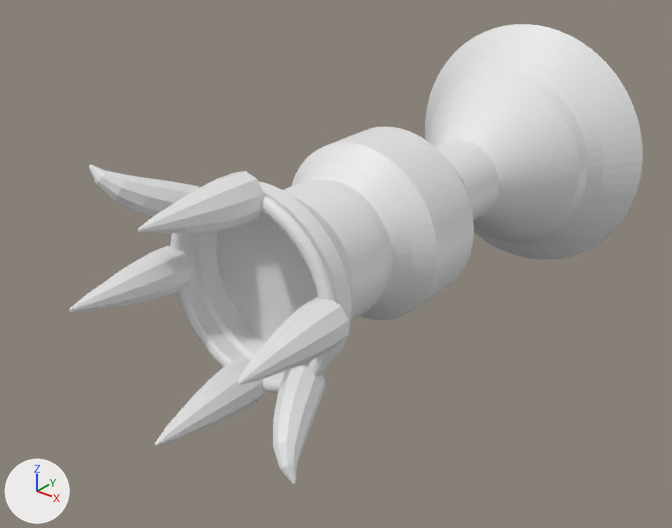
The OBJ model landstalker/data/proxies/brazier_53.obj, before and after one commit.
One viewpoint serves both versions: a 50 mm camera at (472.3, -159.3, 736.0) aimed at (439.4, -118.2, 710.5). The axes (+X, +Y, +Z) are drawn at lower left. The lights are the same throughout. The older version comes first. Where no turn or scale is listed for an object, it has been applied to the vertices.

The older version as bpy lines, for what is in view:
```python
me_brazier_53 = bpy.data.meshes.new('brazier_53')
me_brazier_53.from_pydata(...)  # 2654 vertices, 2764 faces; spans x 431.8..450.2, y -134.7..-96.0, z 703.8..722.2
ob_brazier_53 = bpy.data.objects.new('brazier_53', me_brazier_53)
ob_brazier_53.location = (0.0, 0.0, 0.0)
```
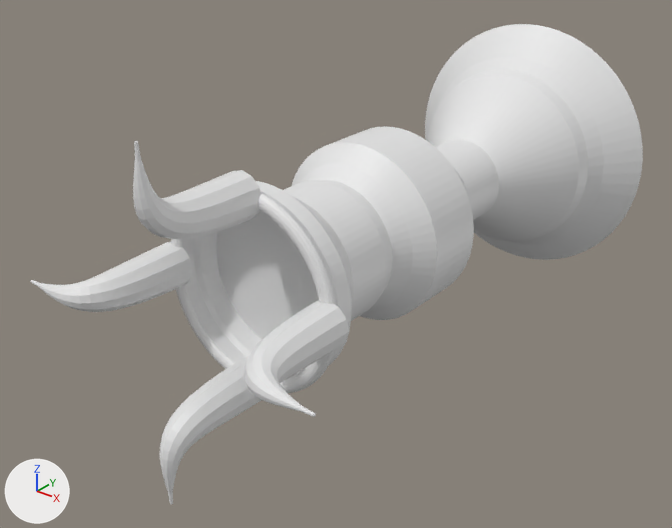
The change in detail:
me_brazier_53 is used by ob_brazier_53; location (0.0, 0.0, 0.0).
me_brazier_53 had 2654 vertices, 2764 faces and spanned x 431.8..450.2, y -134.7..-96.0, z 703.8..722.2.
me_brazier_53 now has 3066 vertices, 3168 faces and spans x 431.0..451.0, y -134.5..-96.0, z 703.0..723.0.
me_brazier_53 part 1: the loose piece of 72 vertices spanning x 445.3..447.8, y -134.7..-127.7, z 711.9..714.5 is rebuilt with 206 vertices and now spans x 445.2..451.0, y -134.5..-127.7, z 711.7..714.3.
me_brazier_53 part 2: the loose piece of 72 vertices spanning x 434.2..436.7, y -134.7..-127.7, z 711.5..714.1 is rebuilt with 206 vertices and now spans x 431.0..436.8, y -134.5..-127.7, z 711.7..714.3.
me_brazier_53 part 3: the loose piece of 72 vertices spanning x 439.6..442.0, y -134.7..-127.7, z 706.1..708.8 is rebuilt with 206 vertices and now spans x 439.7..442.3, y -134.5..-127.7, z 703.0..708.8.
me_brazier_53 part 4: the loose piece of 62 vertices spanning x 443.9..447.8, y -132.1..-127.1, z 706.2..710.1 is deleted.
Part 5, on me_brazier_53:
73 vertices are removed from x 437.1..442.4, y -134.7..-127.7, z 716.9..719.9.
96 faces are deleted.
61 vertices move from x 434.2..438.1, y -132.1..-127.1, z 715.9..719.8 to x 440.4..441.6, y -134.5..-133.5, z 719.9..723.0.
124 vertices are added at x 439.7..442.3, y -134.4..-127.7, z 717.2..723.0.
9 new vertices lie (0.0, 1.1, 0.0) away from vertices in x 439.9..442.1, y -128.8, z 717.4..719.8.
5 new vertices lie (0.0, -0.9, 0.0) away from vertices in x 439.9..442.1, y -128.8, z 717.9..719.8.
7 new vertices lie (0.0, 0.7, 0.0) away from vertices in x 439.8..442.2, y -131.3..-131.2, z 718.6..719.8.
162 new faces join them.

Where the change shows, as pixel boxes (x1, y1, x2, y2) in the pictures (672 x 528 px):
'brazier_53', reshaped (7% wider)
    before: (69, 24, 643, 484)
    after: (30, 24, 643, 504)
part 1 of me_brazier_53, rebuilt (6% narrower, 33% taller)
    before: (237, 297, 349, 385)
    after: (244, 300, 349, 417)
part 2 of me_brazier_53, rebuilt (32% wider, 8% taller)
    before: (69, 246, 192, 311)
    after: (30, 242, 193, 312)
part 3 of me_brazier_53, rebuilt
    before: (154, 358, 266, 446)
    after: (160, 358, 261, 504)
part 4 of me_brazier_53, deleted
    before: (273, 366, 325, 484)
part 5 of me_brazier_53, reshaped
    before: (89, 165, 264, 234)
    after: (133, 141, 261, 239)
